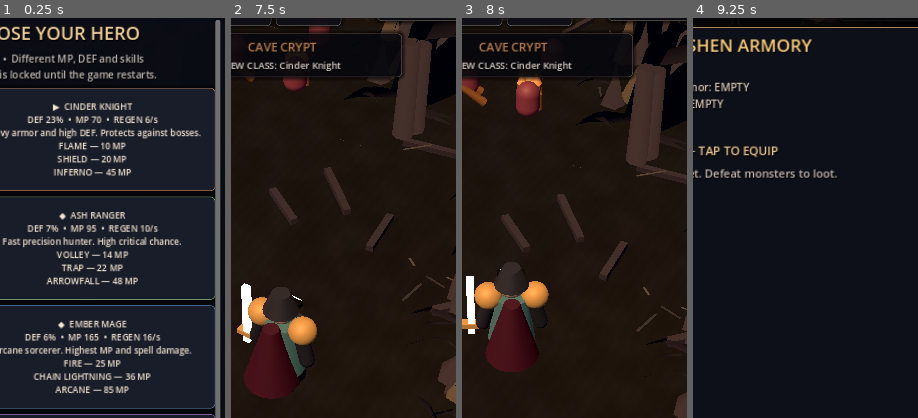
Above: before the commit, frames 1-4 (left to right).
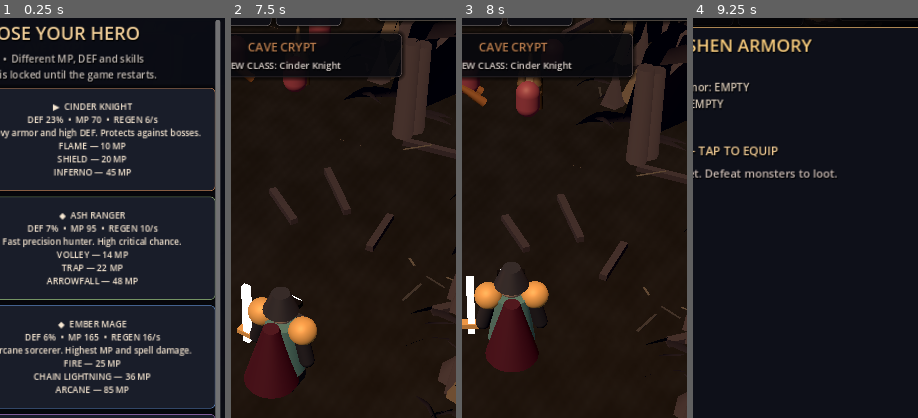
Above: after the commit, the same moments.

Repository: bananofil-wq/AshenIdle
Game: Godot game, scene res://scenes/main.tscn
Same seed, same stepped clock (60 frames per second), same inputs: the game is played once before the commit and once after it.
Inputs:
- Up to frame 1 (0.25 s): no input
- Up to frame 2 (7.5 s): click "LOOT" at 0.5 s; click "EVOLVE" at 1.25 s; click "TALENT" at 2 s; click "IDLE: ON" at 2.75 s; click "BOSS" at 3.5 s; click "FARM" at 4.25 s; click "PUSH" at 5 s; click "FORGE" at 5.75 s; click "SKILL+" at 6.5 s; click "▶ CINDER KNIGHT DEF 23% • MP …" at 7.25 s
- Up to frame 3 (8 s): no input
- Up to frame 4 (9.25 s): click "FLAME R1 10 MP" at 8 s; click "LOOT" at 8.75 s
The pictures show only the part of the screen within x 39-89%, y 18-68%; the shares and areas given below are measured in that part.

The runs differ from the first frame. In frame 2, less than 0.1% of the frame differs, in the area x 28-35%, y 2-17%; in frame 3, 0.2%, in the area x 24-36%, y 14-24%; in frame 4, nothing differs.

Commit message:
Fix wolf and hellhound silhouettes: natural colored fur, paws, muzzle, ears and tail instead of biome-tinted capsule

Diff:
--- a/scripts/main.gd
+++ b/scripts/main.gd
@@ -2908,13 +2908,23 @@
                 wing.rotation.z = sign * 0.98
             _sphere_part(visual, 0.23, Vector3(0, 1.72, 0.16), tint.lightened(0.20))
         "quadruped":
-            var body := _capsule(visual, 0.39, 1.45, Vector3(0, 0.77, 0), shade)
+            # Species-colored fur replaces the bright biome-colored capsules
+            # that previously passed for wolves, hellhounds and hyenas.
+            var fur: Color = Color("aebed1") if species.contains("FROST") or species.contains("ICE") else Color("403036") if species.contains("HELL") or species.contains("DEATH") else Color("9e805e") if species.contains("HYENA") else Color("64523e")
+            var undercoat: Color = fur.darkened(0.34)
+            var body := _capsule(visual, 0.39, 1.45, Vector3(0, 0.76, 0), fur)
             body.rotation.x = PI * 0.48
-            _sphere_part(visual, 0.34, Vector3(0, 0.88, 0.57), tint)
+            _sphere_part(visual, 0.34, Vector3(0, 0.88, 0.57), fur.lightened(0.13))
+            var muzzle := _capsule(visual, 0.17, 0.48, Vector3(0, 0.70, 0.89), undercoat)
+            muzzle.rotation.x = PI * 0.55
             for sign in [-1.0, 1.0]:
-                _cone(visual, 0.14, 0.12, 0.55, Vector3(sign * 0.29, 0.28, 0.46), shade)
-                _cone(visual, 0.14, 0.12, 0.55, Vector3(sign * 0.29, 0.28, -0.49), shade)
-                _cone(visual, 0.17, 0.015, 0.36, Vector3(sign * 0.22, 1.23, 0.66), tint)
+                _cone(visual, 0.15, 0.11, 0.58, Vector3(sign * 0.30, 0.31, 0.43), undercoat)
+                _cone(visual, 0.15, 0.11, 0.58, Vector3(sign * 0.30, 0.31, -0.46), undercoat)
+                _cone(visual, 0.17, 0.015, 0.45, Vector3(sign * 0.22, 1.27, 0.69), fur)
+                _sphere_part(visual, 0.07, Vector3(sign * 0.17, 0.96, 0.82),
+                    Color("ffd995") if species.contains("HELL") else Color("debc7c"))
+            var tail := _cone(visual, 0.17, 0.025, 0.92, Vector3(0, 1.0, -0.81), fur)
+            tail.rotation.x = -0.65
         "slime":
             _sphere_part(visual, 0.62, Vector3(0, 0.51, 0), tint)
             for sign in [-1.0, 1.0]:
